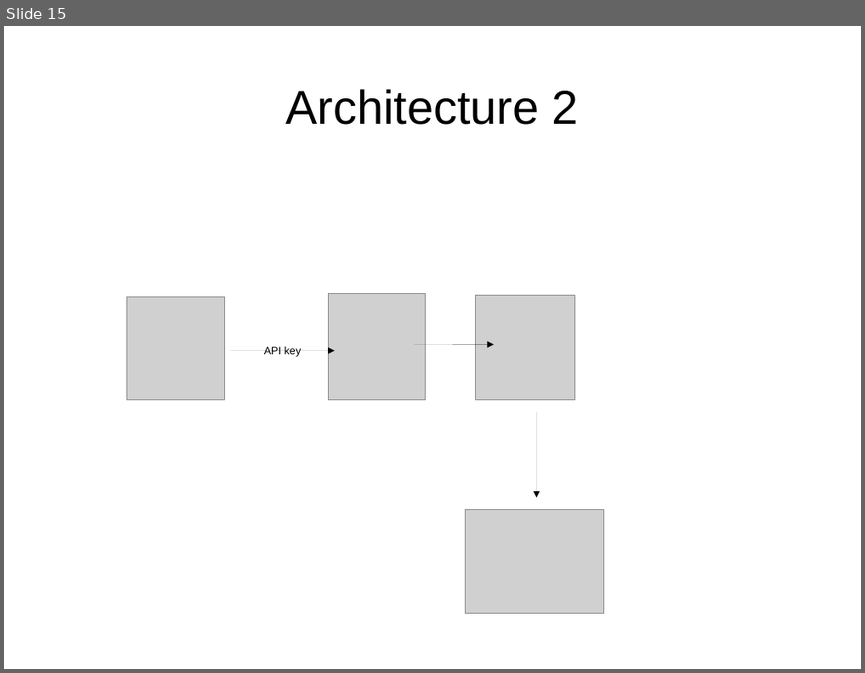
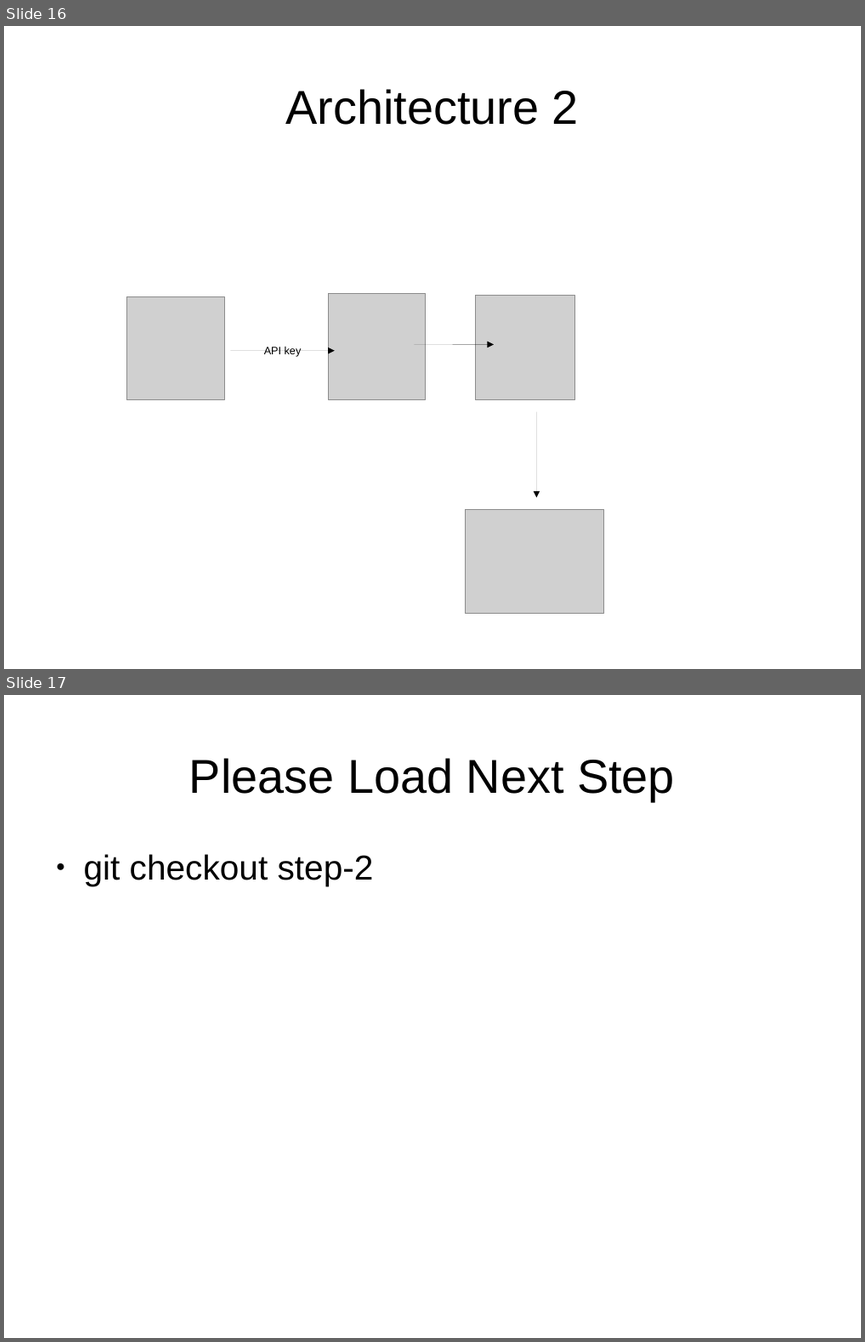
Before and after one commit to daghanacay/serverless-fileupload, a slide deck: documents/presentation.odp. Shown one above the other, each under a label of ours: slide 15 before the commit, slides 16 and 17 after it. The pictures are 865x673 and 865x1342 pixels, drawn with LibreOffice and Linux fonts; fonts in the diff are those of the drawing; grey boxes stand for pictures. Boxes give left, top, right and bottom in pixels: in the first picture for what was removed or moved away, otherwise in the second. Text is boxed around its words. In the diff, an @@ line names an element or a change of style, - is before the commit and + after.

```diff
--- a/documents/presentation.odp
+++ b/documents/presentation.odp
@@ slide 17 added at [4, 695, 861, 1338], background #FFFFFF @@
@@ title added at [189, 758, 675, 801], 44 pt, text #000000 @@
+Please Load Next Step
@@ text added at [84, 854, 374, 886], 32 pt, text #000000 @@
+● git checkout step-2
@@ what was slide 15 is now slide 16 @@
```
Also in this commit, not shown: 5 slides changed, 4 other slides added, 1 other file.
